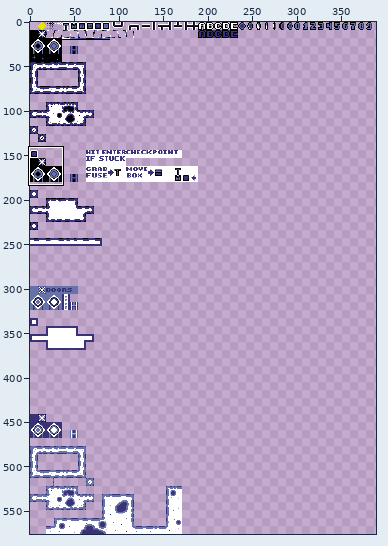
Edited in one commit: pixel-art file (gfx.aseprite). The first picture is a wide view before the edit; the outline marks the close-up.
Close-up. As it was:
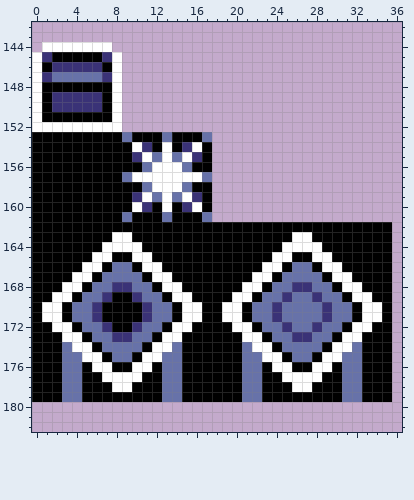
576x576 pixels, 1 frame. Shown: x 0..36, y 142..182. The wide view leaves out empty margins.
Now the later version:
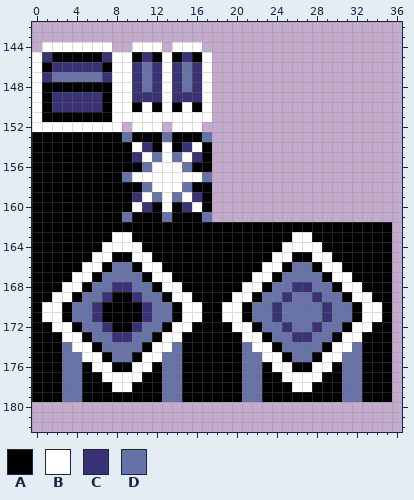
Palette (. is transparent): A #000000  B #ffffff  C #3a3277  D #6772a9
The exact change:
--- layer "Layer 1"
@@ x 7..19 @@
 143 .............
-144 B............
-145 CB...........
-146 AB...........
-147 CB...........
-148 AB...........
-149 AB...........
-150 AB...........
-151 AB...........
-152 BB...........
+144 B..BBB.BBB...
+145 CBBACABACAB..
+146 ABBCDCBCDCB..
+147 CBBCDCBCDCB..
+148 ABBCDCBCDCB..
+149 ABBCCCBCCCB..
+150 ABBABABABAB..
+151 ABBBBBBBBBB..
+152 BB.BBB.BBB...
 153 AADAAADAAAD..
Boxes around the changes in both close-ups, in picture pixels (x1, y1, x2, y2):
added: (122, 42, 212, 132)
